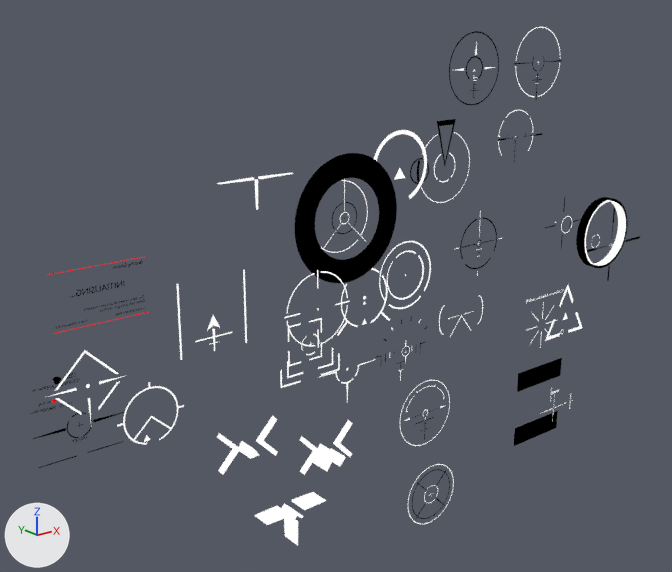
An edit to the Blender file [workfiles]/reticle.blend, drawn before and after from the same camera.
Before and after are seen from a 50 mm camera at (-36.2, -62.9, 24.3) aimed at (14.2, 0.1, -0.9). Every picture has the same lights, and +X, +Y and +Z are marked at lower left. Text is drawn in Blender's own font.

In view in the first picture: 'Border', 'Plane.002', 'Plane.003', 'Scope2', 'acog', 'holo', 'okp', 'rm', 'thermal', 'top of the pops', 'uwu'.
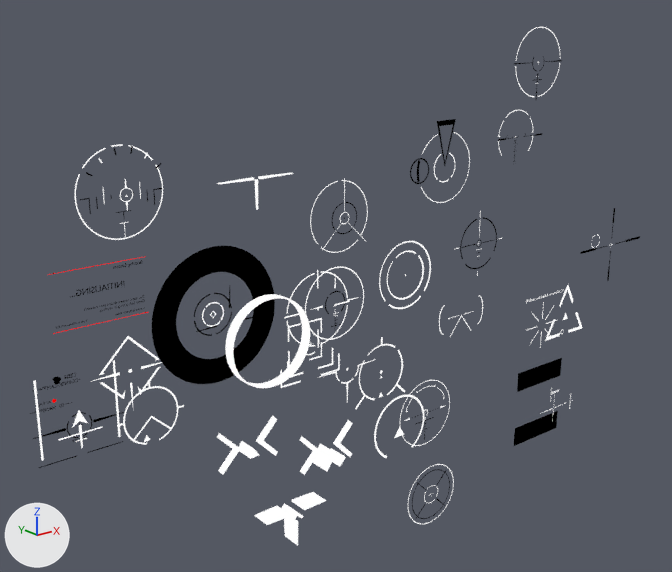
Pixel boxes (x1, y1, x2, y2) of what changed, in the pictures (672 x 572 px; the box of a moved part takes in the faces that stretch with it):
'Border', moved
    before: (295, 153, 397, 283)
    after: (152, 246, 275, 384)
'Scope2', reshaped, moved (41% wider, 40% taller)
    before: (546, 197, 628, 268)
    after: (194, 288, 310, 388)
'Plane.003', moved
    before: (176, 270, 247, 360)
    after: (33, 360, 121, 461)
'Plane.002', moved
    before: (48, 350, 124, 420)
    after: (93, 336, 162, 405)
'rm', reshaped, moved (9% shorter)
    before: (374, 130, 427, 199)
    after: (374, 395, 424, 458)
'Scope', moved
    before: (375, 317, 428, 381)
    after: (75, 144, 163, 240)
'acog', reshaped, moved (18% wider)
    before: (449, 31, 499, 105)
    after: (305, 266, 364, 340)
'holo', moved
    before: (337, 268, 390, 336)
    after: (355, 337, 405, 409)
part 1 of me_cylinder_003, rebuilt
    before: (585, 200, 626, 266)
    after: (225, 294, 310, 388)
part 2 of me_cylinder_003, deleted (black)
    before: (576, 197, 628, 268)
part 3 of me_cylinder_003, added
    after: (194, 293, 232, 336)
part 5 of me_circle_002, moved or reshaped
    before: (457, 56, 495, 79)
    after: (310, 279, 359, 314)
part 6 of me_circle_002, recoloured
    before: (449, 31, 499, 105)
    after: (305, 266, 364, 340)

What the commit changed:
me_cylinder_003 is used by ob_scope2; location (40.36, 0.0, 1.78).
me_cylinder_003 had 6544 vertices, 6342 faces and spanned x -3.5..3.5, y -9.83..-3.53, z -3.5..3.5.
me_cylinder_003 now has 3528 vertices, 3290 faces and spans x -3.47..3.47, y -10.31..-2.01, z -3.47..3.47.
me_cylinder_003 part 1: the loose piece of 3072 vertices spanning x -3.25..3.25, y -9.82..-8.88, z -3.25..3.25 is rebuilt with 3072 vertices and now spans x -3.47..3.47, y -10.31..-9.25, z -3.47..3.47.
me_cylinder_003 part 2: the loose piece of 3072 vertices spanning x -3.5..3.5, y -9.83..-8.87, z -3.5..3.5 is deleted.
me_cylinder_003 part 3: 312 vertices added at x -1.76..1.76, y -2.01, z -1.76..1.76.
me_circle_005 is used by ob_rm; location (19.71, 0.0, 9.6).
me_circle_005 had 229 vertices, 113 faces and spanned x -3.3..3.3, y -2.15..-2.1, z -3.06..3.3.
me_circle_005 now has 217 vertices, 107 faces and spans x -3.3..3.3, y -2.16..-2.1, z -2.83..3.3.
Part 4, on me_circle_005:
14 vertices are removed from x -1.56..1.56, y -2.15, z -3.06..-2.5.
8 faces are deleted.
105 vertices move from x -2.92..2.92, y -2.15, z -2.43..2.92 to x -3.08..3.08, y -2.16, z -2.56..3.08.
2 vertices are added at (1.58, -2.16, -2.64), (-1.58, -2.16, -2.64).
2 new faces join them.
me_circle_002 is used by ob_acog; location (28.88, 0.0, 17.73).
me_circle_002 had 343 vertices, 161 faces and spanned x -3.33..3.33, y -2.13..-2.0, z -3.33..3.33.
me_circle_002 now has 335 vertices, 155 faces and spans x -3.33..3.33, y -2.13..-2.0, z -3.33..3.33.
me_circle_002 part 5: 45 vertices moved from x -1.01..1.01, y -2.0, z -0.95..1.01 to x -1.03..1.03, y -2.0, z -0.79..1.03; 16 vertices removed from x -1.39..1.39, y -2.0, z -0.84..0.88; 11 vertices added at x -1.39..1.39, y -2.0, z -0.09..2.94.
me_circle_002 part 6: 96 faces spanning x -3.33..3.33, y -2.01, z -3.33..3.33 switch from mat_black to mat_white.
Object 'Scope' (ob_scope) moves from (20.15, 0.0, -7.75) to (-7.23, 0.0, 10.76).
Object 'Border' (ob_border) moves from (13.45, 0.0, 5.86) to (0.0, 0.0, 0.0).
Object 'Scope2' (ob_scope2) moves from (40.36, 0.0, 1.78) to (0.0, 0.0, 0.0).
Object 'holo' (ob_holo) moves from (16.7, 0.0, -2.27) to (18.88, 0.0, -10.2).
Object 'rm' (ob_rm) moves from (19.71, 0.0, 9.6) to (20.37, 0.0, -15.97).
Object 'acog' (ob_acog) moves from (28.88, 0.0, 17.73) to (12.42, 0.0, -1.67).
Object 'Plane.002' (ob_plane_002) moves from (-10.87, 0.0, -3.22) to (-7.42, 0.0, -2.92).
Object 'Plane.003' (ob_plane_003) moves from (0.0, 0.0, 0.0) to (-11.73, 0.0, -4.89).
